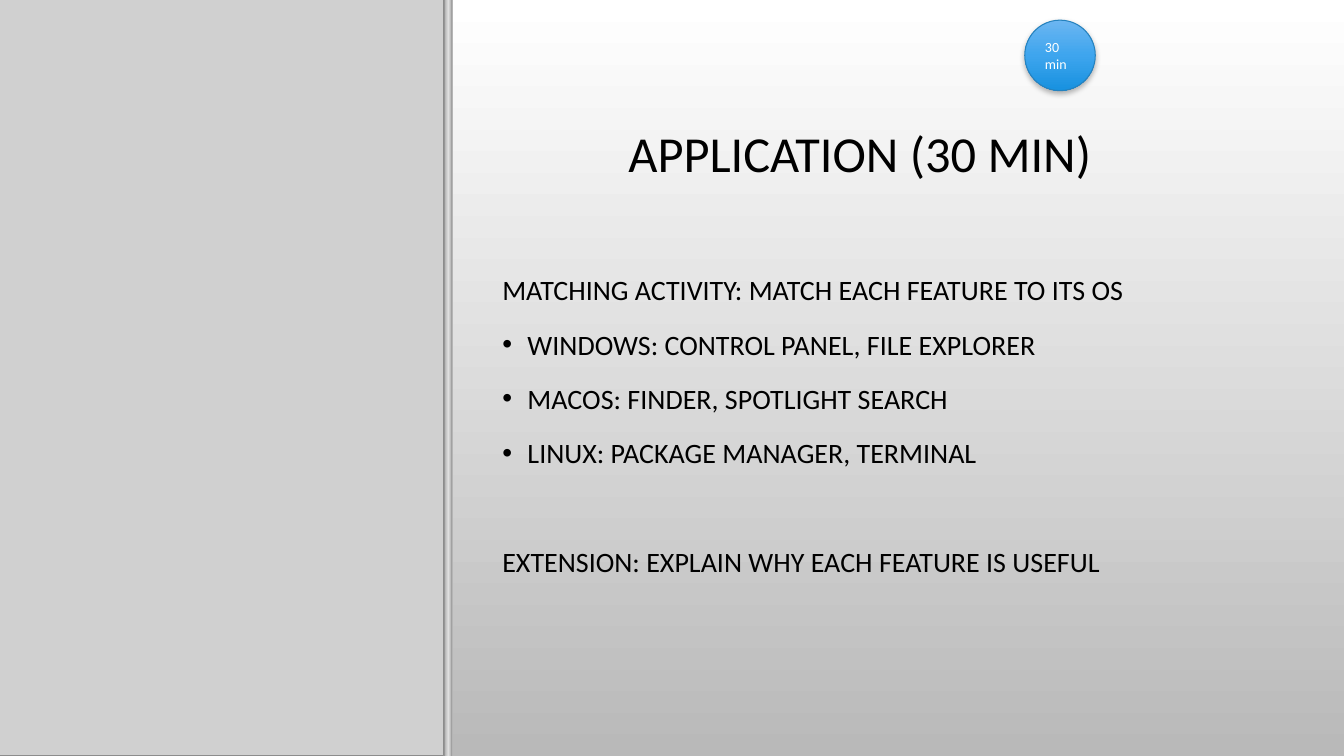
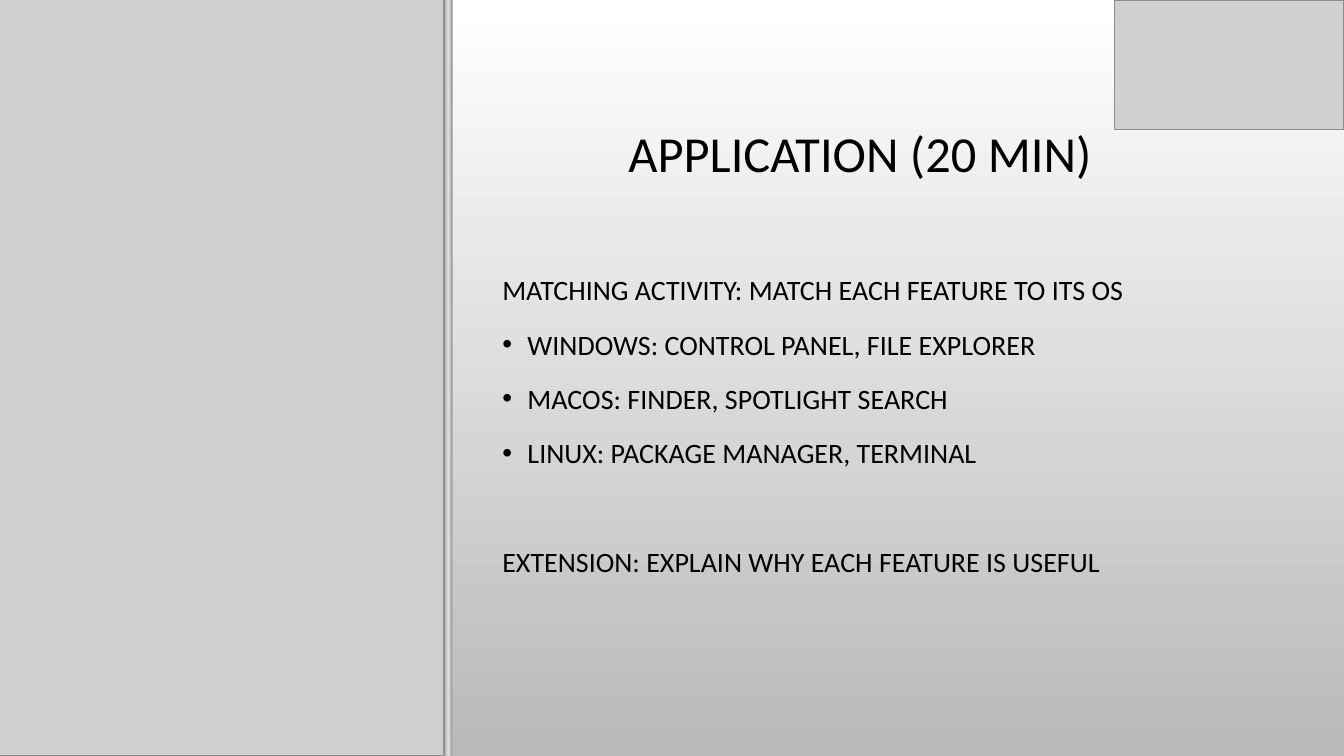
Before and after one commit to aspiece/CSGames, a slide deck: slide 11 of OperatingSystems.pptx. Drawn at 1344x756 pixels with LibreOffice and Linux fonts; fonts in the diff are those of the drawing; grey boxes stand for pictures; background and template pictures are left out. Boxes give left, top, right and bottom in pixels: in the first picture for what was removed or moved away, otherwise in the second. Text is boxed around its words. In the diff, an @@ line names an element or a change of style, - is before the commit and + after.

```diff
--- a/OperatingSystems.pptx
+++ b/OperatingSystems.pptx
@@ ellipse removed at bbox=[1025, 20, 1096, 91] @@
-30 min
@@ picture added at bbox=[1115, 0, 1344, 130] @@
@@ title at bbox=[628, 135, 1091, 179]: text changed @@
-APPLICATION (30 MIN)
+APPLICATION (20 MIN)
```
Also in this commit, not shown: 10 other slides changed, 2 other files.
